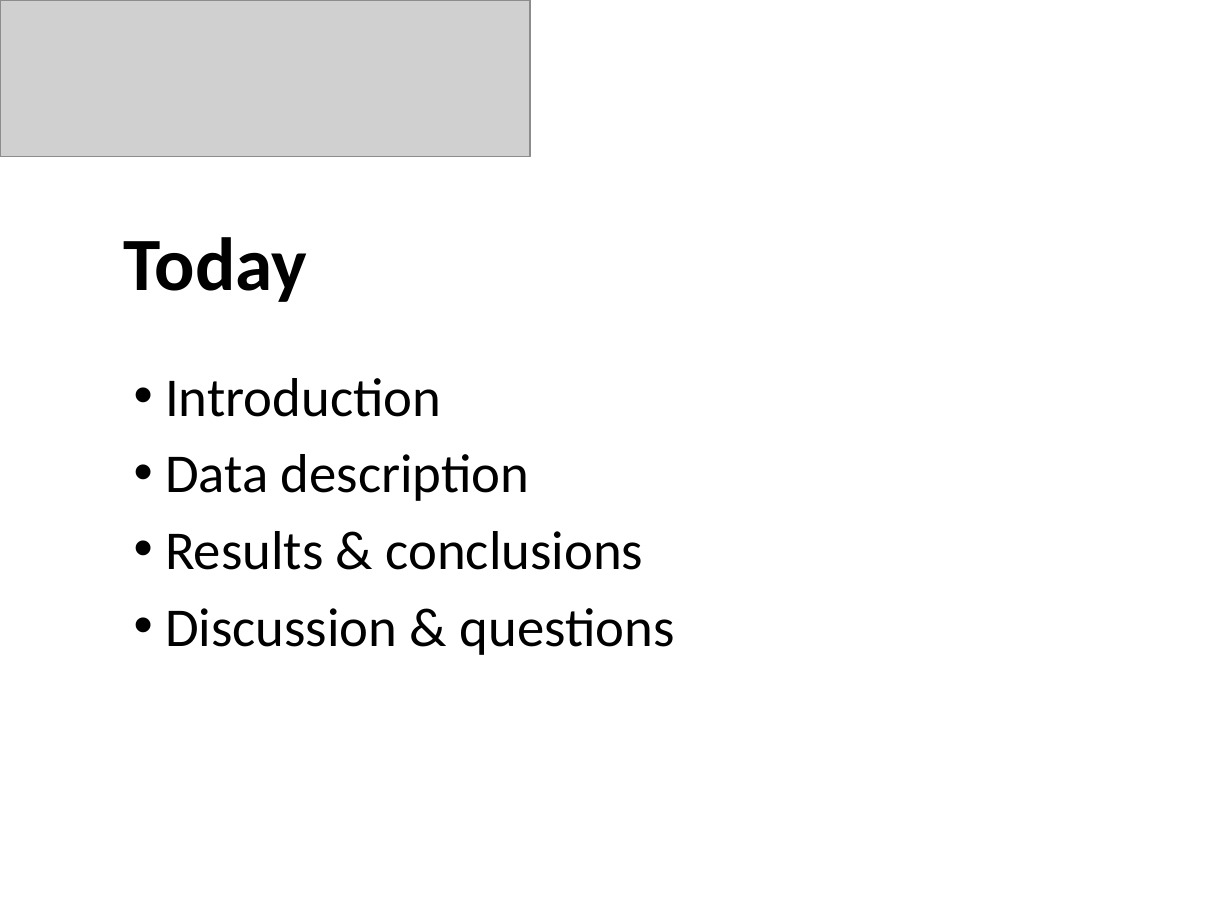
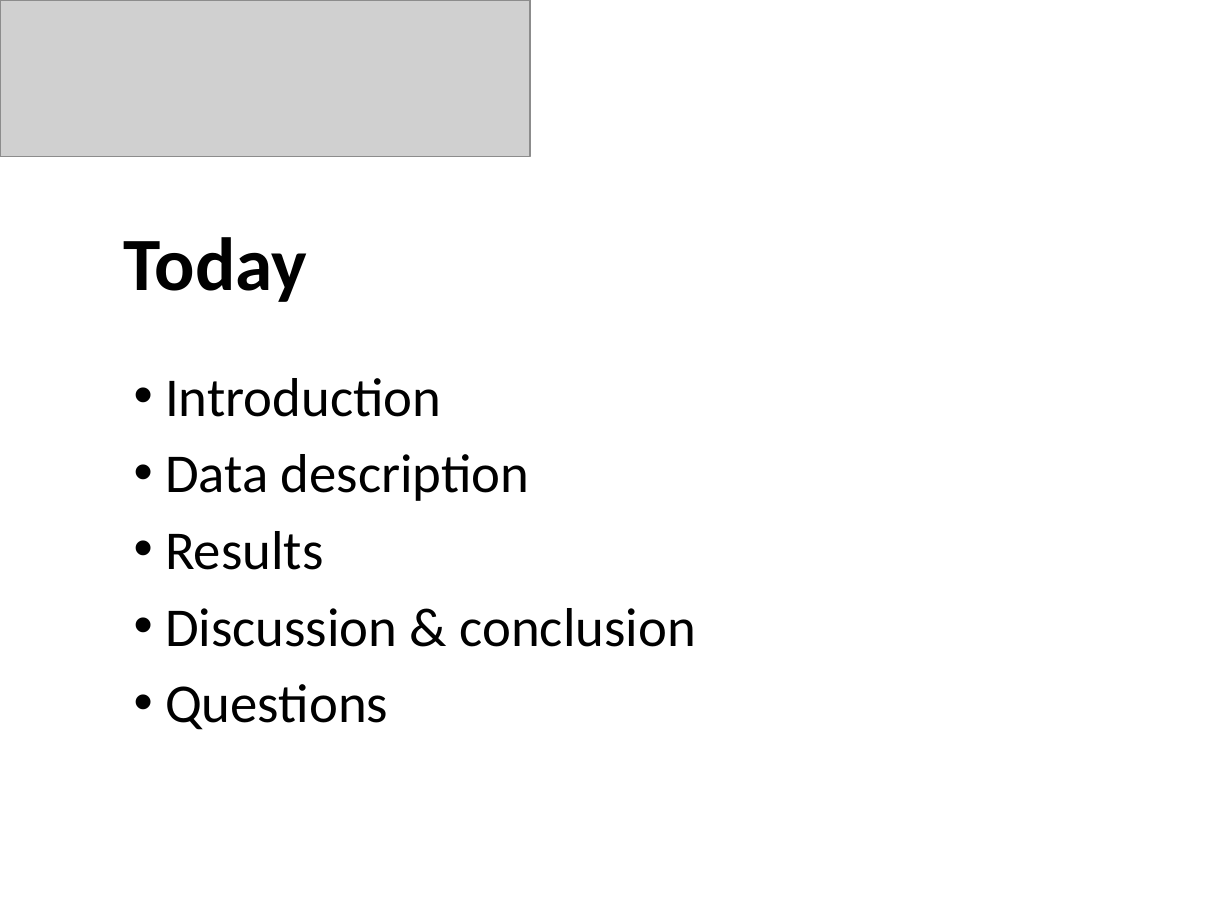
Before and after one commit to JesseSchouten/Project_Big_Data, a slide deck: slide 2 of Report/Presentation.pptx. Drawn at 1232x924 pixels with LibreOffice and Linux fonts; fonts in the diff are those of the drawing; grey boxes stand for pictures. Boxes give left, top, right and bottom in pixels: in the first picture for what was removed or moved away, otherwise in the second. Text is boxed around its words. In the diff, an @@ line names an element or a change of style, - is before the commit and + after.

```diff
--- a/Report/Presentation.pptx
+++ b/Report/Presentation.pptx
@@ subtitle at [165,531,696,730]: text changed @@
-• Results & conclusions
-• Discussion & questions
+• Results
+• Discussion & conclusion
+• Questions
```
Also in this commit, not shown: 2 other slides changed, 2 other files.
